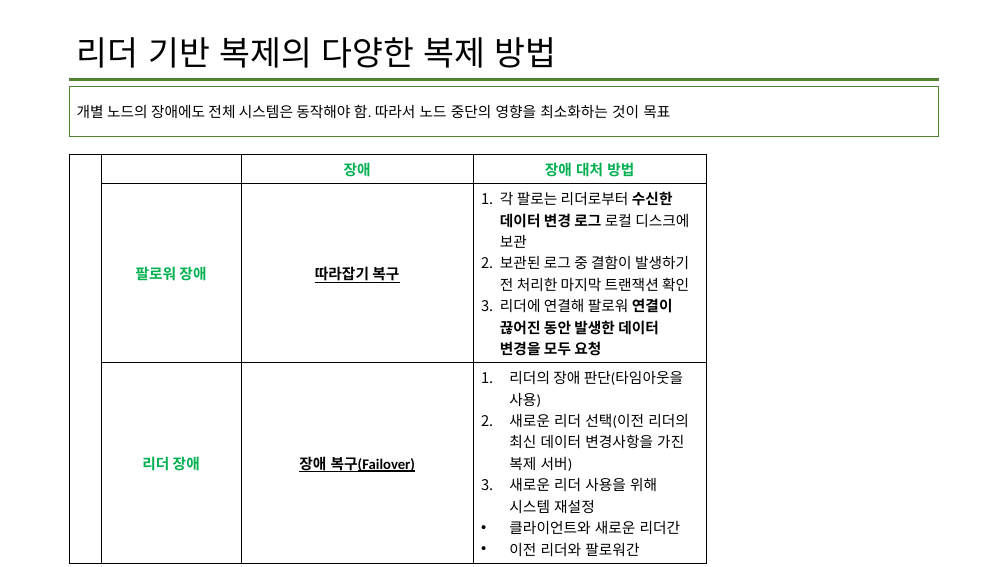
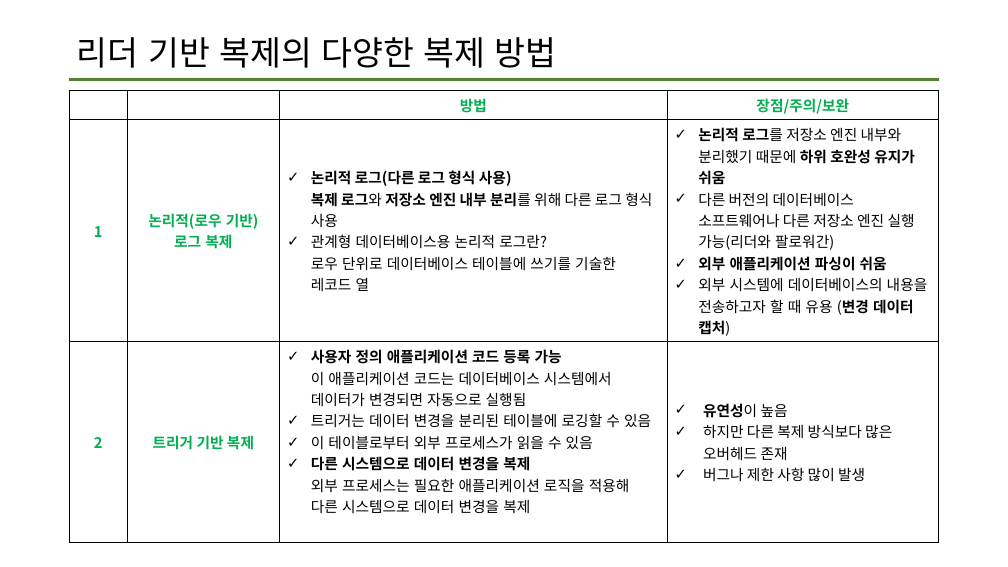
Before and after one commit to data-system-wiki/designing-data-intensive-applications, a slide deck: slide 6 of resources/chapter 5 summary.pptx (slide 5 before the commit). Drawn at 1008x567 pixels with LibreOffice and Linux fonts; fonts in the diff are those of the drawing. Boxes give left, top, right and bottom in pixels: in the first picture for what was removed or moved away, otherwise in the second. Text is boxed around its words. In the diff, an @@ line names an element or a change of style, - is before the commit and + after.

Commit message:
2차 업데이트

```diff
--- a/resources/chapter 5 summary.pptx
+++ b/resources/chapter 5 summary.pptx
@@ rectangle removed at <box>70,87,939,136</box> @@
-개별 노드의 장애에도 전체 시스템은 동작해야 함. 따라서 노드 중단의 영향을 최소화하는 것이 목표
@@ table added at <box>70,91,940,517</box>, 3 rows, 4 columns @@
+ |  | 방법 | 장점/주의/보완
+1 | 논리적(로우 기반) 로그 복제 | 논리적 로그(다른 로그 형식 사용) 복제 로그와 저장소 엔진 내부 분리를 위해 다른 로그 형식 사용 / 관계형 데이터베이스용 논리적 로그란? 로우 단위로 데이터베이스 테이블에 쓰기를 기술한 레코드 열 | 논리적 로그를 저장소 엔진 내부와 분리했기 때문에 하위 호완성 유지가 쉬움 / 다른 버전의 데이터베이스 소프트웨어나 다른 저장소 엔진 실행 가능(리더와 팔로워간) / 외부 애플리케이션 파싱이 쉬움 / 외부 시스템에 데이터베이스의 내용을 전송하고자 할 때 유용 (변경 데이터 캡처)
+2 | 트리거 기반 복제 | 사용자 정의 애플리케이션 코드 등록 가능 이 애플리케이션 코드는 데이터베이스 시스템에서 데이터가 변경되면 자동으로 실행됨 / 트리거는 데이터 변경을 분리된 테이블에 로깅할 수 있음 / 이 테이블로부터 외부 프로세스가 읽을 수 있음 / 다른 시스템으로 데이터 변경을 복제 외부 프로세스는 필요한 애플리케이션 로직을 적용해 다른 시스템으로 데이터 변경을 복제 | 유연성이 높음 / 하지만 다른 복제 방식보다 많은 오버헤드 존재 / 버그나 제한 사항 많이 발생
@@ table removed at <box>70,155,707,560</box>, 3 rows, 4 columns @@
- |  | 장애 | 장애 대처 방법
- | 팔로워 장애 | 따라잡기 복구 | 각 팔로는 리더로부터 수신한 데이터 변경 로그 로컬 디스크에 보관 / 보관된 로그 중 결함이 발생하기 전 처리한 마지막 트랜잭션 확인 / 리더에 연결해 팔로워 연결이 끊어진 동안 발생한 데이터 변경을 모두 요청
- | 리더 장애 | 장애 복구(Failover) | 리더의 장애 판단(타임아웃을 사용) / 새로운 리더 선택(이전 리더의 최신 데이터 변경사항을 가진 복제 서버) / 새로운 리더 사용을 위해 시스템 재설정 / 클라이언트와 새로운 리더간 / 이전 리더와 팔로워간
```
Also in this commit, not shown: 3 other slides changed, 9 slides added.
